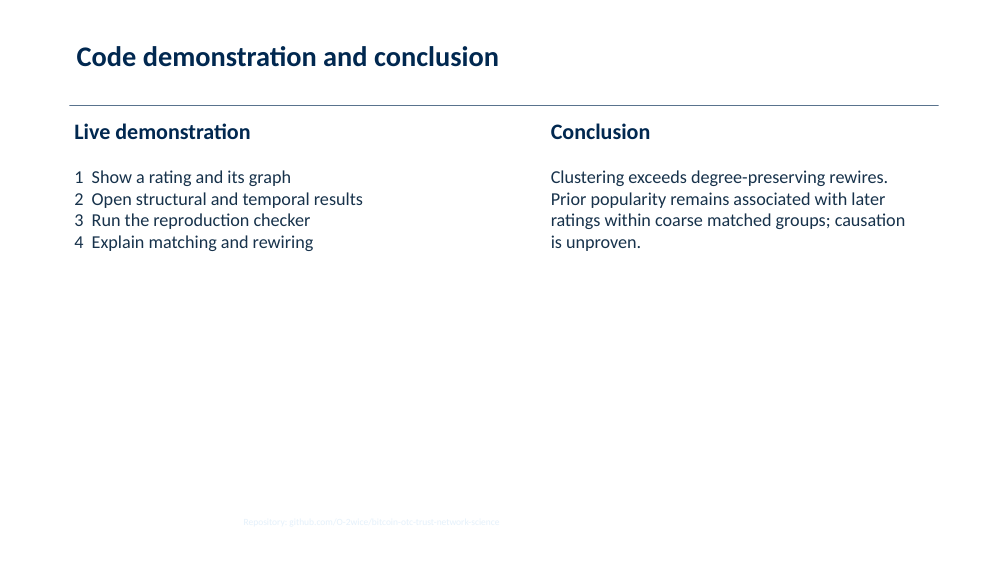
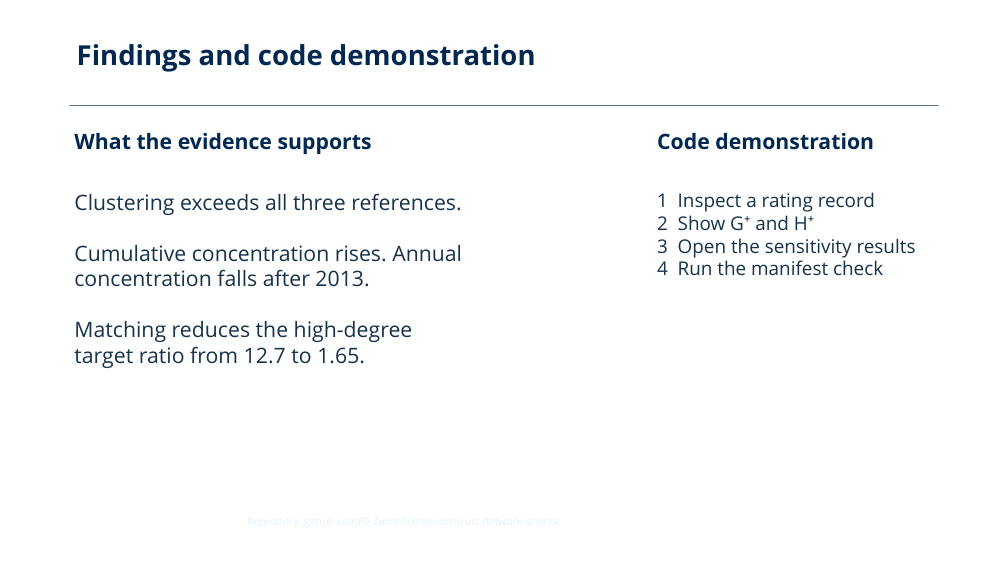
Before and after one commit to O-2wice/bitcoin-otc-trust-network-science, a slide deck: slide 14 of presentation/bitcoin_otc_network_science.pptx. Drawn at 1008x567 pixels with LibreOffice and Linux fonts; fonts in the diff are those of the drawing; background and template pictures are left out. Boxes give left, top, right and bottom in pixels: in the first picture for what was removed or moved away, otherwise in the second. Text is boxed around its words. In the diff, an @@ line names an element or a change of style, - is before the commit and + after.

```diff
--- a/presentation/bitcoin_otc_network_science.pptx
+++ b/presentation/bitcoin_otc_network_science.pptx
@@ text at (77, 44, 536, 72): text changed; size 27 to 26.2 pt; font Calibri to Open Sans @@
-Code demonstration and conclusion
+Findings and code demonstration
@@ text at (74, 133, 372, 154): text changed; size 21 to 20.2 pt; font Calibri to Open Sans @@
-Live demonstration
+What the evidence supports
@@ text at (657, 133, 874, 150): text changed; size 21 to 20.2 pt; font Calibri to Open Sans @@
-Conclusion
+Code demonstration
@@ text at (74, 193, 462, 368): text changed; size 17.2 to 20.2 pt; font Calibri to Open Sans @@
-1 Show a rating and its graph
-2 Open structural and temporal results
-3 Run the reproduction checker
-4 Explain matching and rewiring
+Clustering exceeds all three references.
+Cumulative concentration rises. Annual
+concentration falls after 2013.
+Matching reduces the high-degree
+target ratio from 12.7 to 1.65.
@@ text at (657, 192, 916, 276): text changed; size 17.2 to 18 pt; font Calibri to Open Sans @@
-Clustering exceeds degree-preserving rewires.
-Prior popularity remains associated with later ratings within coarse matched groups; causation is unproven.
+1 Inspect a rating record
+2 Show G⁺ and H⁺
+3 Open the sensitivity results
+4 Run the manifest check
@@ text "Repository: github.com/O-2wice/bitcoin-otc-trust-network-sci ..." at (240, 511, 914, 551): size 9 to 9.8 pt, font Calibri to Open Sans @@
```
Also in this commit, not shown: 7 other slides changed, 7 slides added, 7 slides removed, 12 other files.
